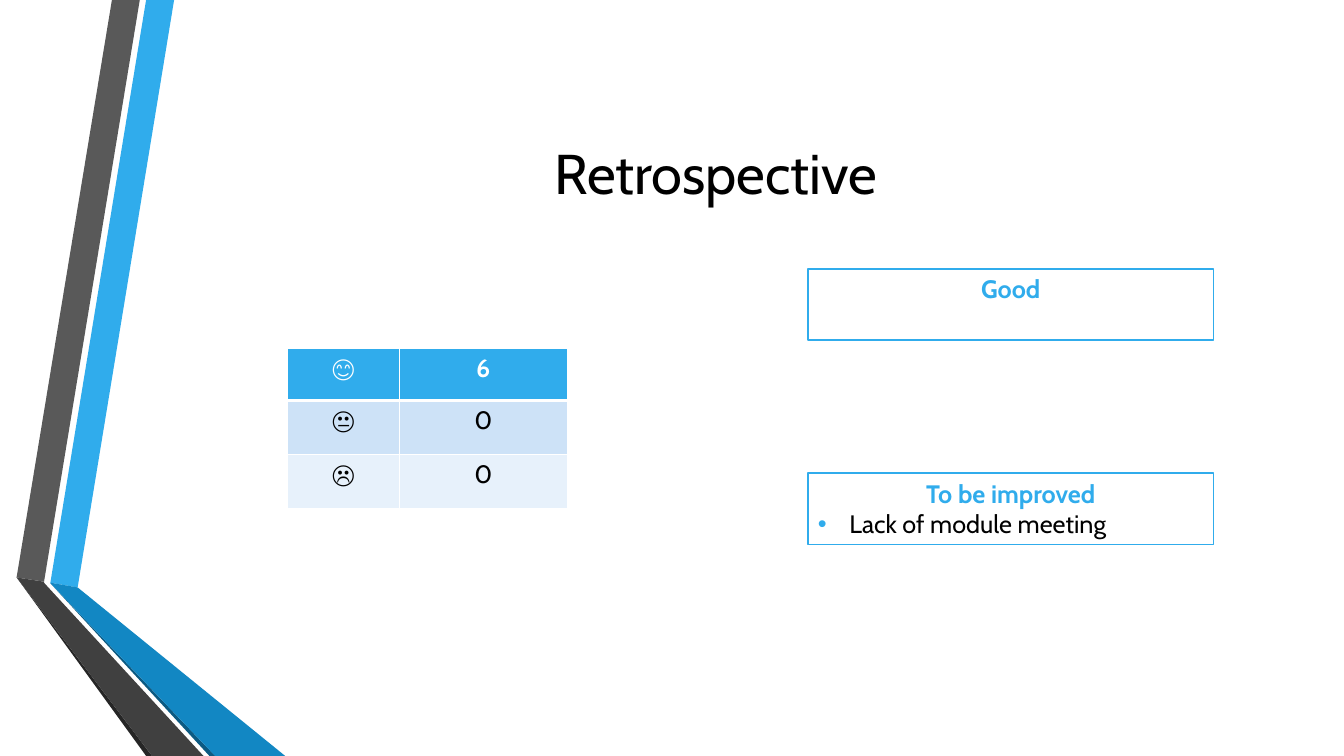
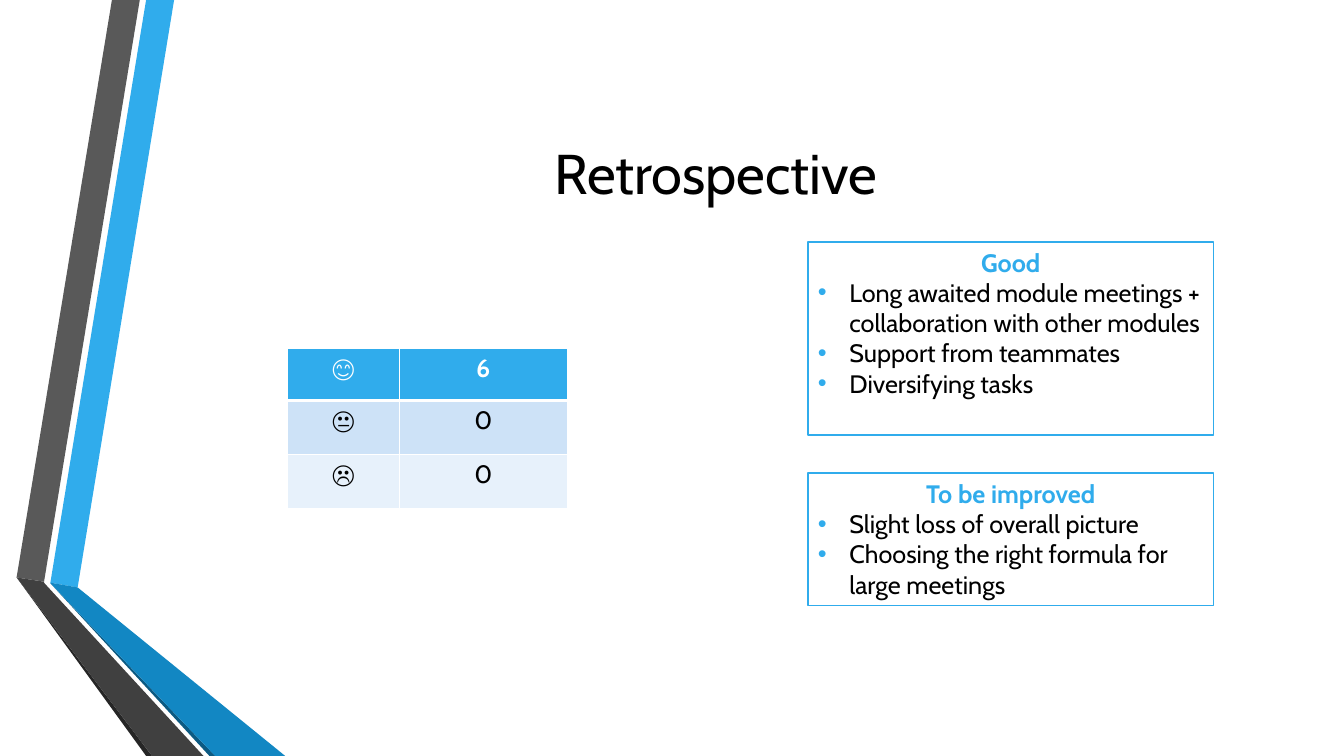
Before and after one commit to stefan-matcovici/environmental-events, a slide deck: slide 4 of Backlog/Week 6/Prezentare sapt 6.pptx. Drawn at 1344x756 pixels with LibreOffice and Linux fonts; fonts in the diff are those of the drawing; background and template pictures are left out. Boxes give left, top, right and bottom in pixels: in the first picture for what was removed or moved away, otherwise in the second. Text is boxed around its words. In the diff, an @@ line names an element or a change of style, - is before the commit and + after.

```diff
--- a/Backlog/Week 6/Prezentare sapt 6.pptx
+++ b/Backlog/Week 6/Prezentare sapt 6.pptx
@@ rectangle "Good": place and size @@
-rectangle "Good" at (809, 269, 1214, 341)
+rectangle "Good" at (809, 242, 1214, 436)
@@ text in rectangle at (849, 283, 1199, 399): paragraphs added @@
+• Long awaited module meetings + collaboration with other modules
+• Support from teammates
+• Diversifying tasks
@@ rectangle "To be improved": place and size @@
-rectangle "To be improved" at (809, 474, 1214, 545)
+rectangle "To be improved" at (809, 474, 1214, 606)
@@ text in rectangle at (849, 514, 1168, 600): text changed @@
-• Lack of module meeting
+• Slight loss of overall picture
+• Choosing the right formula for large meetings
```
Also in this commit, not shown: 2 other slides changed, 2 other files.
